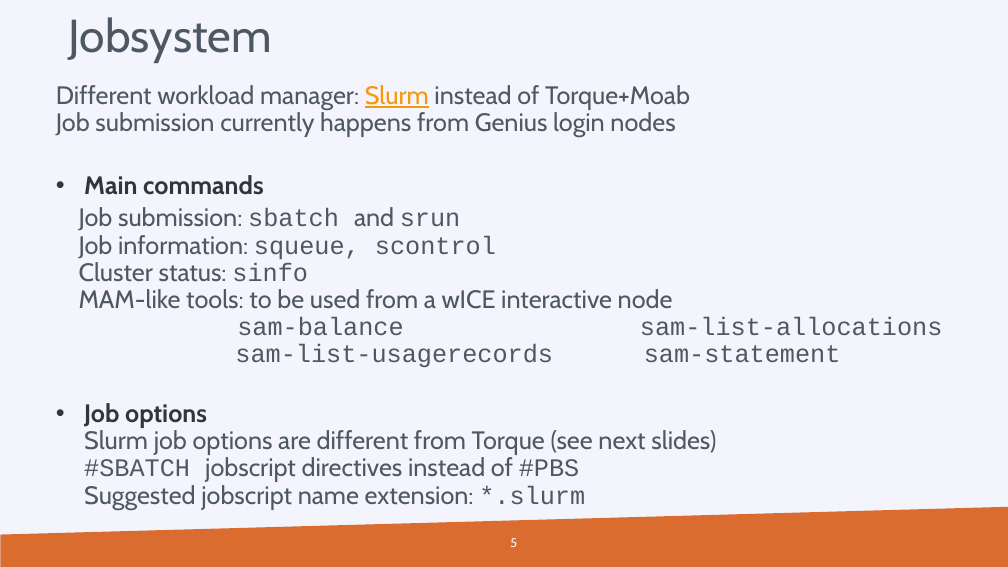
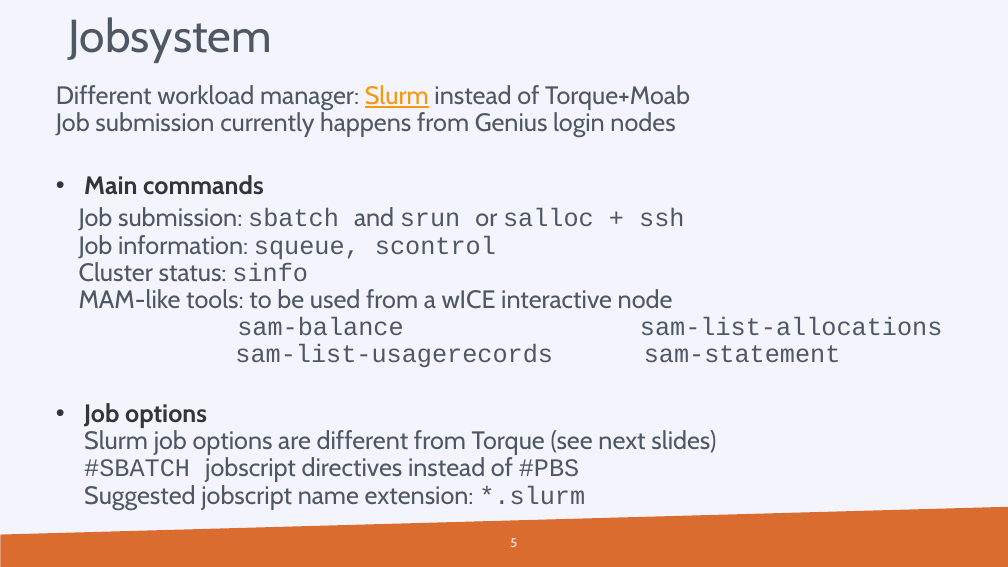
Before and after one commit to hpcleuven/wice-inauguration, a slide deck: slide 5 of Slurm session.pptx. Drawn at 1008x567 pixels with LibreOffice and Linux fonts; fonts in the diff are those of the drawing; background and template pictures are left out. Boxes give left, top, right and bottom in pixels: in the first picture for what was removed or moved away, otherwise in the second. Text is boxed around its words. In the diff, an @@ line names an element or a change of style, - is before the commit and + after.

```diff
--- a/Slurm session.pptx
+++ b/Slurm session.pptx
@@ text at <box>79,207,943,367</box>: text changed @@
-  Job submission: sbatch and srun
-  Job information: squeue, scontrol
-  Cluster status: sinfo
-  MAM-like tools: to be used from a wICE interactive node
-  sam-balance sam-list-allocations
-  sam-list-usagerecords sam-statement
+  Job submission: sbatch and srun or salloc + ssh
+  Job information: squeue, scontrol
+  Cluster status: sinfo
+  MAM-like tools: to be used from a wICE interactive node
+  sam-balance sam-list-allocations
+  sam-list-usagerecords sam-statement
```
Also in this commit, not shown: 15 other slides changed.
